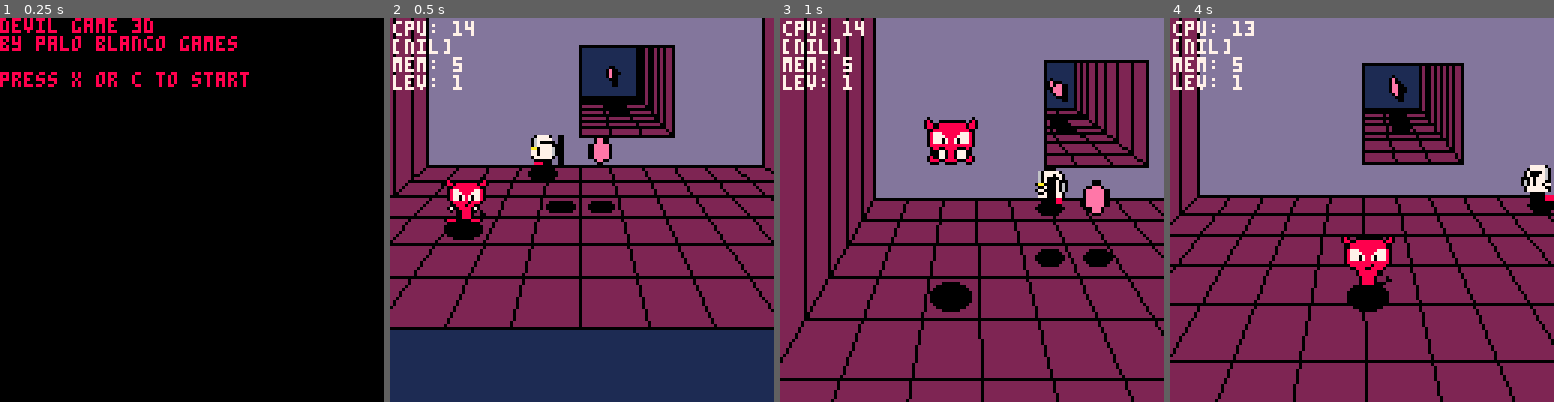
Above: before the commit, frames 1-4 (left to right).
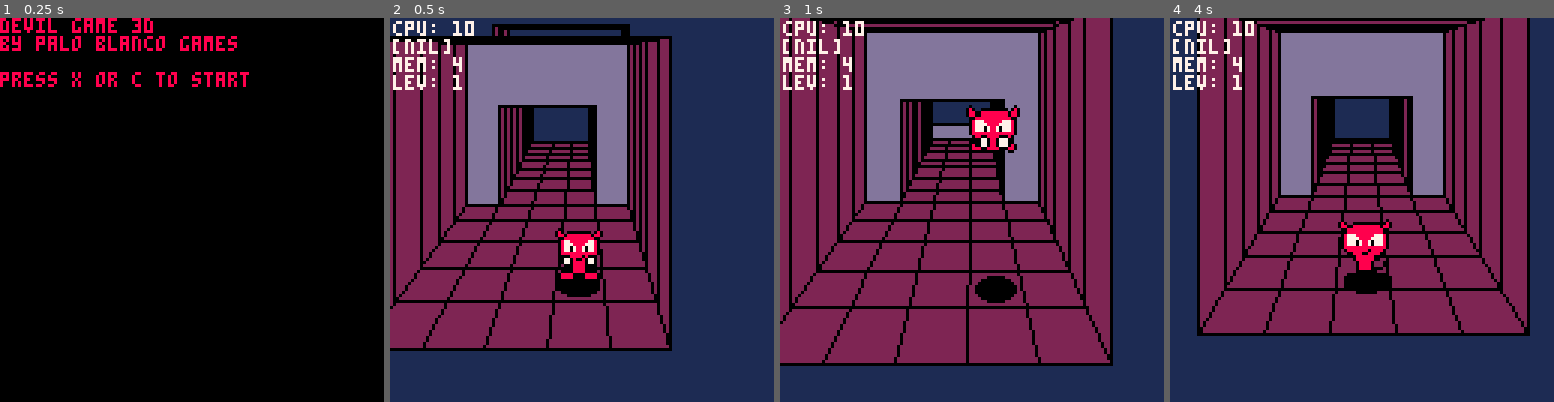
Above: after the commit, the same moments.

Repository: paloblanco/devilgame
Game: PICO-8 cartridge devilgame.p8
Two runs of this game, one before a commit and one after it. Both use one fixed random seed, a clock stepped at 60 frames per second and the inputs below.
Inputs:
- Up to frame 1 (0.25 s): no input
- Up to frame 2 (0.5 s): tap X (X key) at 0.33 s
- Up to frame 3 (1 s): tap O (Z key) at 0.7 s
- Up to frame 4 (4 s): tap X (X key) at 1.07, 1.85, 2.97 s; hold Right 1.6-2.1 s; tap O (Z key) every 0.4 s from 1.7 to 3.7 s; hold Up 2.15-2.42 s; hold Right 2.47-3.03 s; hold Left 3.08-3.58 s; hold Down 3.63-3.97 s

Frame 1 is identical in both runs. In frame 2, 56% of the frame differs, in the area x 0-100%, y 0-87%; in frame 3, 53%; in frame 4, 68%, in the area x 0-100%, y 0-100%.

Commit message:
worked on level1

Diff:
--- a/devilgame.p8
+++ b/devilgame.p8
@@ -1723,8 +1723,8 @@
 
 
 __map__
-61666f6a6f6566666466676765666867656669676568676964fe6965676b67666567656665686566656965fe61626d6b6b6768676667696766fe6965676b67666567656665686566656965fe62636b6a6a6a676764feff61666f6a6f656666646667676566686765666967656667686568676964fe6965676b67666567656665
-686566656965fe61626d6b6b6768676667696766fe6965676b67666567656665686566656965fe62636b6a6a6a676764feff61666f6a6f65666664666767656668676566696765666768656668686568676964fe6965676b67666567656665686566656965fe61626d6b6b6768676667696766fe6965676b6766656765666568
-6566656965fe62636b6a6a6a676764feff61666f6a6f6566666466676765666867656669676566676865666868656669686568676964fe6965676b67666567656665686566656965fe61626d6b6b6768676667696766fe6965676b67666567656665686566656965fe62636b6a6a6a676764feff61666f6a6f65666664666767
-65666867656669676566676865666868656669686566676766666867666669676668676964fe6965676b67666567656665686566656965fe61626d6b6b6768676667696766fe6965676b67666567656665686566656965fe62636b6a6a6a676764feff61666f6a6f656666646667676566686765666967656667686566686865
-6669686566676766666867666669676666676665666866656669666568676964fe6965676b67666567656665686566656965fe61626d6b6b6768676667696766fe6965676b67666567656665686566656965fe62636b6a6a6a676764feff00000000000000000000000000000000000000000000000000000000000000000000
+646469696965676564fe6564676b67fe62636b686bfe656569666afe6465696569fe6466696667fe6564676867fe64646d6767fe6a5a676671feff61666f6a6f656666646667676566686765666967656667686568676964fe6965676b67666567656665686566656965fe61626d6b6b6768676667696766fe6965676b676665
+67656665686566656965fe62636b6a6a6a676764feff61666f6a6f65666664666767656668676566696765666768656668686568676964fe6965676b67666567656665686566656965fe61626d6b6b6768676667696766fe6965676b67666567656665686566656965fe62636b6a6a6a676764feff61666f6a6f656666646667
+6765666867656669676566676865666868656669686568676964fe6965676b67666567656665686566656965fe61626d6b6b6768676667696766fe6965676b67666567656665686566656965fe62636b6a6a6a676764feff61666f6a6f6566666466676765666867656669676566676865666868656669686566676766666867
+666669676668676964fe6965676b67666567656665686566656965fe61626d6b6b6768676667696766fe6965676b67666567656665686566656965fe62636b6a6a6a676764feff61666f6a6f65666664666767656668676566696765666768656668686566696865666767666668676666696766666766656668666566696665
+68676964fe6965676b67666567656665686566656965fe61626d6b6b6768676667696766fe6965676b67666567656665686566656965fe62636b6a6a6a676764feff0000000000000000000000000000000000000000000000000000000000000000000000000000000000000000000000000000000000000000000000000000
--- a/level1.lua
+++ b/level1.lua
@@ -1,59 +1,74 @@
+-- level 1
+-- theme : hell
+-- July 17 2021
+
 nhero = 1
 ncoin = 2
 nkey = 3
 nsentrylr = 4
 nsentryud = 5
 nportal = 6
+nflag = 7
 
+
+function add_zone(layout,actorinfo,destination)
+    local zz = {}
+    local ll = {}
+    for each in all(layout) do
+        add(ll,each)
+    end
+    local aa = {}
+    for eacha in all(actorinfo) do
+        add(aa,eacha)
+    end
+    add(zz,ll)
+    add(zz,aa)
+    add(destination,zz)
+end
 
 function make_level1()
 
 level1 = {}
 
-zone1 = {}
-layout1 = {-3,2,11,6,11} --x0,z0,dx,dy,dz
+layout1 = {0,0,5,5,5} --x0,z0,dx,dy,dz
 a1 = {
-    {nhero,2,2,0}, -- nactor,dx,dy,dz
-    {ncoin,3,3,1},
-    {ncoin,4,3,1},
-    {ncoin,5,3,1},
-    {nsentrylr,3,5,0}
+    {nhero,3,1,0} -- nactor,dx,dy,dz
 }
-add(zone1,layout1)
-add(zone1,a1)
-add(level1,zone1)
+add_zone(layout1,a1,level1)
 
-zone2 = {}
-layout2 = {5,1,3,7,3}
-a2 = {
-    {ncoin,1,3,1},
-    {ncoin,1,4,1},
-    {ncoin,1,5,1},
+
+layout2 = {1,0,3,7,3}
+a2 = {}
+add_zone(layout2,a2,level1)
+
+layout3 = {-2,-1,7,4,7}
+a3 = {}
+add_zone(layout3,a3,level1)
+
+layout4 = {1,1,5,2,6}
+a4 = {}
+add_zone(layout4,a4,level1)
+
+l5 = {0,1,5,1,5}
+add_zone(l5,{},level1)
+
+l6 = {0,2,5,2,3}
+add_zone(l6,{},level1)
+
+l7 = {1,0,3,4,3}
+add_zone(l7,{},level1)
+
+l8 = {0,0,9,3,3}
+add_zone(l8,{},level1)
+
+l9 = {6,-10,3,2,13}
+add_zone(l9,{},level1)
+
+l10 = {0,0,3,4,3}
+a10 = {
+    {nflag,1,2,0} -- nactor,dx,dy,dz
 }
-add(zone2,layout2)
-add(zone2,a2)
-add(level1,zone2)
-
-zone3 = {}
-layout3 = {-3,-2,9,7,7}
-a3 = {
-    {nkey,4,3,2},
-    {nkey,5,3,2},
-}
-add(zone3,layout3)
-add(zone3,a3)
-add(level1,zone3)
-
-add(level1,zone2)
-
-zone5 = {}
-layout5 = {-2,-1,7,6,6}
-a5 = {
-    {nportal,3,3,0}
-}
-add(zone5,layout5)
-add(zone5,a5)
-add(level1,zone5)
+add_zone(l10,a10,level1)
 
 return level1
 end
